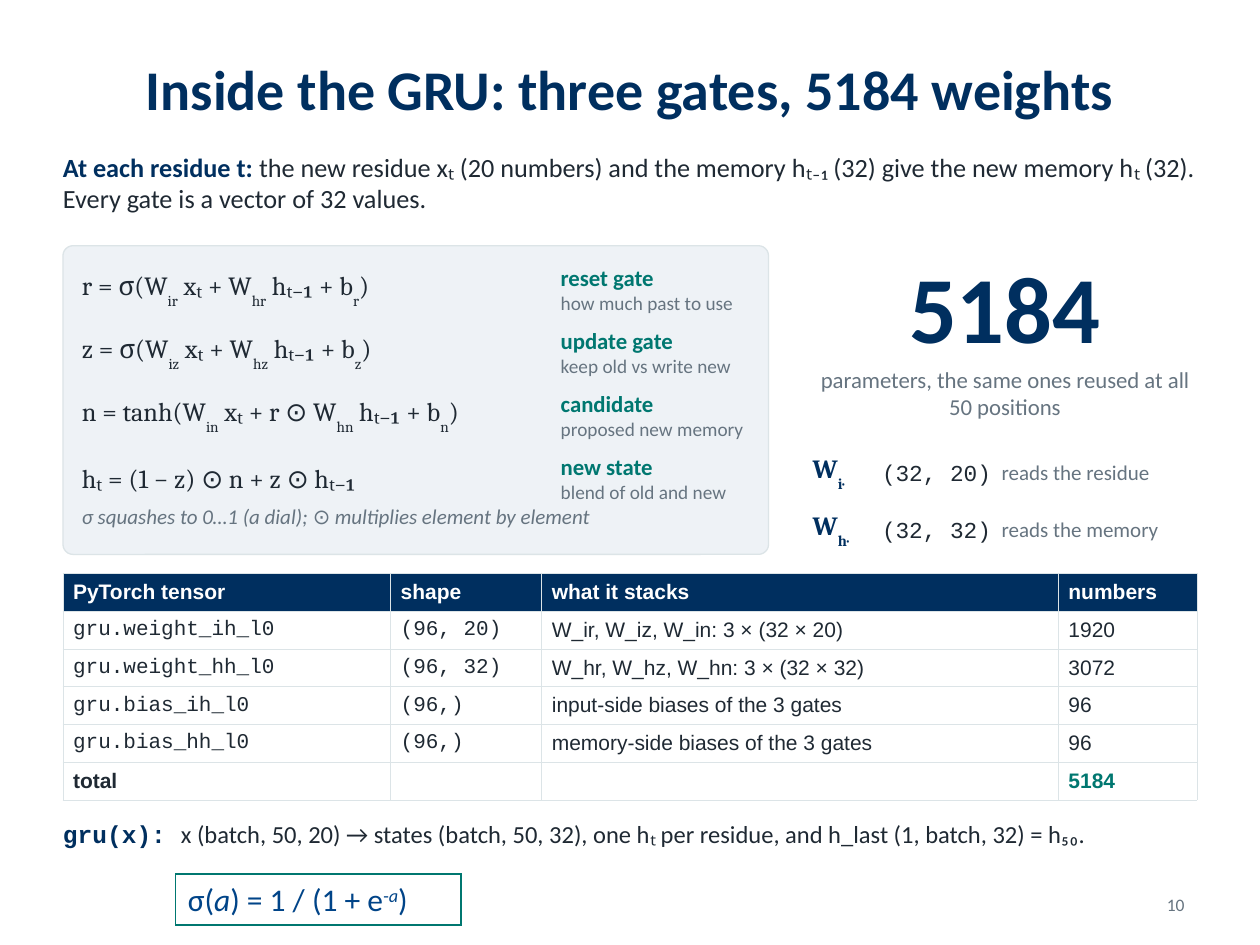
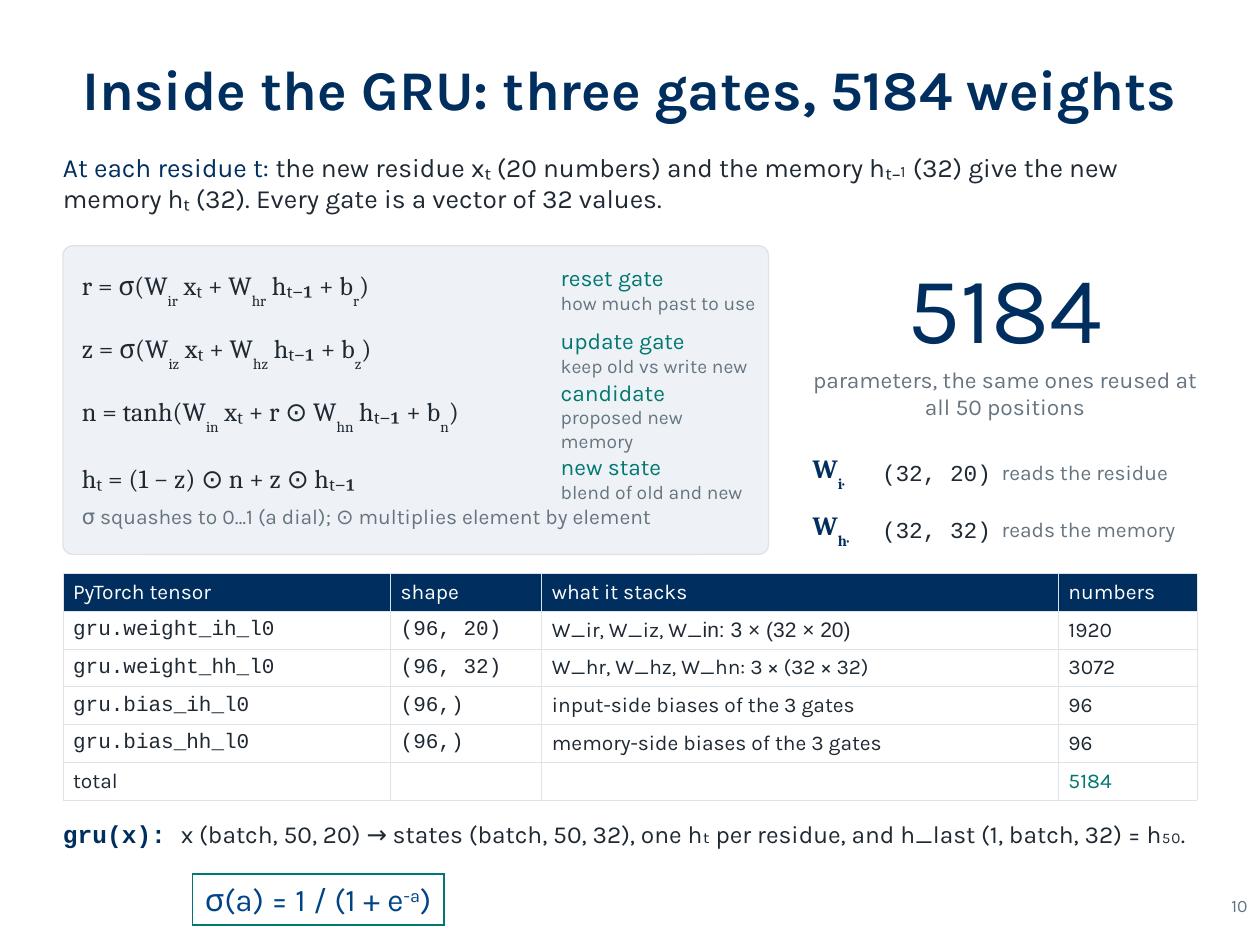
Before and after one commit to giorginolab/AI-qbio-classes, a slide deck: slide 10 of classes/3_rnn_targeting/rnn_targeting_slides.pptx. Drawn at 1260x945 pixels with LibreOffice and Linux fonts; fonts in the diff are those of the drawing. Boxes give left, top, right and bottom in pixels: in the first picture for what was removed or moved away, otherwise in the second. Text is boxed around its words. In the diff, an @@ line names an element or a change of style, - is before the commit and + after.

```diff
--- a/classes/3_rnn_targeting/rnn_targeting_slides.pptx
+++ b/classes/3_rnn_targeting/rnn_targeting_slides.pptx
@@ text "At each residue t: the ..." at [63, 158, 1117, 215]: font Calibri to Karla; bold off in "At each residue t:" @@
@@ text "reset gate" at [561, 272, 756, 315]: font Calibri to Karla; bold off in "reset gate" @@
@@ text "5184" at [907, 282, 1102, 344]: font Calibri to Karla, bold off @@
@@ text "update gate" at [561, 333, 747, 378]: font Calibri to Karla; bold off in "update gate" @@
@@ text "candidate" at [561, 385, 682, 453]: font Calibri to Karla; bold off in "candidate" @@
@@ text "new state" at [561, 461, 742, 499]: font Calibri to Karla; bold off in "new state" @@
@@ text "σ squashes to 0…1 (a ..." at [82, 509, 651, 529]: font Calibri to Karla, italic off @@
@@ table at [63, 573, 1197, 800] @@
@@ font Arial to Karla in "PyTorch tensor", "shape", "what it stacks", "numbers" and 10 more places @@
@@ bold off in "PyTorch tensor", "shape", "what it stacks", "numbers" and 2 more places @@
@@ rectangle "σ(a) = 1 / (1 ...": place and size @@
-rectangle "σ(a) = 1 / (1 ..." at [175, 874, 461, 925]
+rectangle "σ(a) = 1 / (1 ..." at [193, 874, 445, 925]
@@ rectangle "σ(a) = 1 / (1 ..." at [193, 874, 445, 925]: font Calibri to Karla; italic off in "σ(a) e-a)" @@
@@ font Calibri to Karla in 6 elements at [82, 70, 1177, 124], [813, 372, 1197, 421], [1002, 465, 1168, 480], [1002, 522, 1175, 542], [63, 825, 1186, 849], [1231, 901, 1247, 912] @@
@@ page number: place and size @@
-page number at [1167, 899, 1185, 911]
+page number at [1231, 901, 1247, 912]
```
Also in this commit, not shown: 11 other slides changed.
